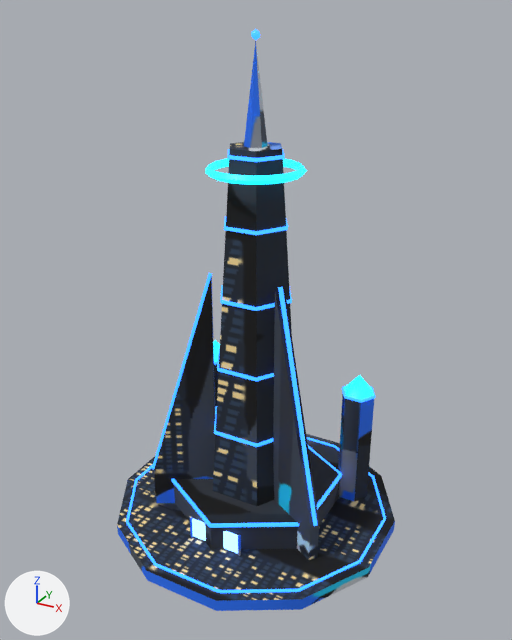
Before and after pictures for a commit that changed the glTF model game/assets/models/residence_dl8_blue.glb.
Rendered twice from a camera (50 mm lens) standing at (1.75, -3.18, 2.87) and looking at (0.02, -0.03, 1.3). The axes (+X, +Y, +Z) are drawn at lower left. The lights are the same throughout. The older version comes first. Vertices at exactly the same position are counted once.

Objects in the first picture: 'residence_dl8_blue'.
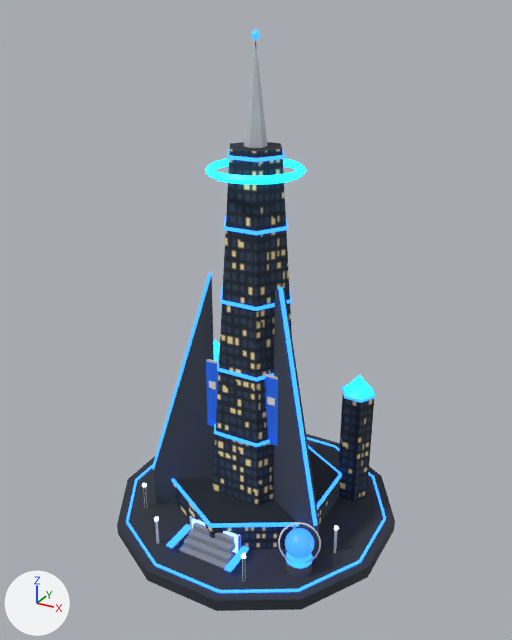
Boxes (x1, y1, x2, y2) around the edits, measured in the pictures (512 x 640 px):
part 1 of me_m, added: after (286, 562, 312, 579)
part 2 of me_m, added (blue): after (206, 361, 219, 427)
part 3 of me_m, added: after (209, 381, 216, 390)
part 4 of me_m, added (blue): after (264, 377, 278, 446)
part 5 of me_m, added: after (267, 397, 275, 406)
part 6 of me_m, added: after (143, 487, 147, 509)
part 7 of me_m, added: after (155, 521, 159, 544)
part 8 of me_m, added: after (242, 559, 245, 582)
part 9 of me_m, added: after (333, 530, 337, 553)
part 10 of me_m, added: after (166, 524, 190, 548)
part 11 of me_m, added: after (224, 546, 249, 572)
part 12 of me_m, added: after (286, 552, 313, 569)
part 13 of me_m, added (blue): after (285, 528, 314, 559)
part 14 of me_m, added: after (278, 522, 321, 563)
part 15 of me_m, added: after (179, 544, 228, 569)
part 16 of me_m, added: after (184, 536, 234, 563)
part 17 of me_m, added (blue): after (188, 528, 236, 553)
part 18 of me_m, added: after (193, 519, 237, 544)
part 19 of me_m, surface changed: (117, 39, 395, 611) in both

Edits to the bpy script that builds the scene:
```text
Change me_m:
    remove me_m.from_pydata(...)  # 465 vertices, 782 faces; spans x -0.83..0.83, y -0.83..0.83, z -0.01..2.79
    add me_m.from_pydata(...)  # 953 vertices, 1662 faces; spans x -0.83..0.83, y -0.83..0.83, z -0.01..2.79
    me_m part 1: a new loose piece, a 12-sided cylinder along z spanning x 0.43..0.57, y -0.49..-0.35, z 0.06..0.14, in mat_baked (picture img_bake)
    me_m part 2: a new loose piece, a box spanning x -0.24..-0.14, y -0.168..-0.16, z 0.624..1.044, in mat_baked (picture img_bake)
    me_m part 3: a new loose piece, a box spanning x -0.213..-0.167, y -0.171..-0.16, z 0.881..0.925, in mat_baked (picture img_bake)
    me_m part 4: a new loose piece, a box spanning x 0.14..0.24, y -0.168..-0.16, z 0.624..1.044, in mat_baked (picture img_bake)
    me_m part 5: a new loose piece, a box spanning x 0.167..0.213, y -0.171..-0.16, z 0.881..0.925, in mat_baked (picture img_bake)
    me_m part 6: a new loose piece, a 6-sided cylinder along z spanning x -0.557..-0.543, y -0.408..-0.392, z 0.06..0.22, in mat_baked (picture img_bake)
    me_m part 7: a new loose piece, a 6-sided cylinder along z spanning x -0.307..-0.293, y -0.628..-0.612, z 0.06..0.22, in mat_baked (picture img_bake)
    me_m part 8: a new loose piece, a 6-sided cylinder along z spanning x 0.273..0.287, y -0.648..-0.632, z 0.06..0.22, in mat_baked (picture img_bake)
    me_m part 9: a new loose piece, a 6-sided cylinder along z spanning x 0.613..0.627, y -0.208..-0.192, z 0.06..0.22, in mat_baked (picture img_bake)
    me_m part 10: a new loose piece, a box spanning x -0.21..-0.17, y -0.66..-0.46, z 0.104..0.116, in mat_glow_neon_2673ff (blue #2673ff, glowing blue #2673ff)
    me_m part 11: a new loose piece, a box spanning x 0.17..0.21, y -0.66..-0.46, z 0.104..0.116, in mat_glow_neon_2673ff (blue #2673ff, glowing blue #2673ff)
    me_m part 12: a new loose piece, a 12-sided cylinder along z spanning x 0.425..0.575, y -0.495..-0.345, z 0.134..0.146, in mat_glow_neon_2673ff (blue #2673ff, glowing blue #2673ff)
    me_m part 13: a new loose piece, a UV sphere (14 segments, 8 rings, poles along z) spanning x 0.42..0.58, y -0.5..-0.34, z 0.16..0.32, in mat_glow_orb_2673ff (blue #317aff, glowing blue #317aff)
    me_m part 14: a new loose piece of 60 vertices spanning x 0.39..0.61, y -0.48..-0.36, z 0.13..0.35, in mat_baked (picture img_bake)
    me_m part 15: a new loose piece of 24 vertices spanning x -0.16..0.16, y -0.61..-0.56, z 0.04..0.07, in mat_baked (picture img_bake)
    me_m part 16: a new loose piece of 24 vertices spanning x -0.15..0.15, y -0.58..-0.52, z 0.07..0.11, in mat_baked (picture img_bake)
    me_m part 17: a new loose piece of 24 vertices spanning x -0.14..0.14, y -0.54..-0.48, z 0.11..0.14, in mat_baked (picture img_bake)
    me_m part 18: a new loose piece of 24 vertices spanning x -0.13..0.13, y -0.51..-0.45, z 0.14..0.18, in mat_baked (picture img_bake)
    me_m part 19: 778 kept faces spanning x -0.83..0.83, y -0.83..0.83, z -0.01..2.79 get new texture (UV) coordinates
    other edits to the shape of me_m do not show in these pictures
    add me_m.materials.append(mat_glow_orb_2673ff)  # blue #317aff, glowing blue #317aff
    add me_m.materials.append(mat_glow_lamp8)  # blue #bfe8ff, glowing blue #bfe8ff
```
